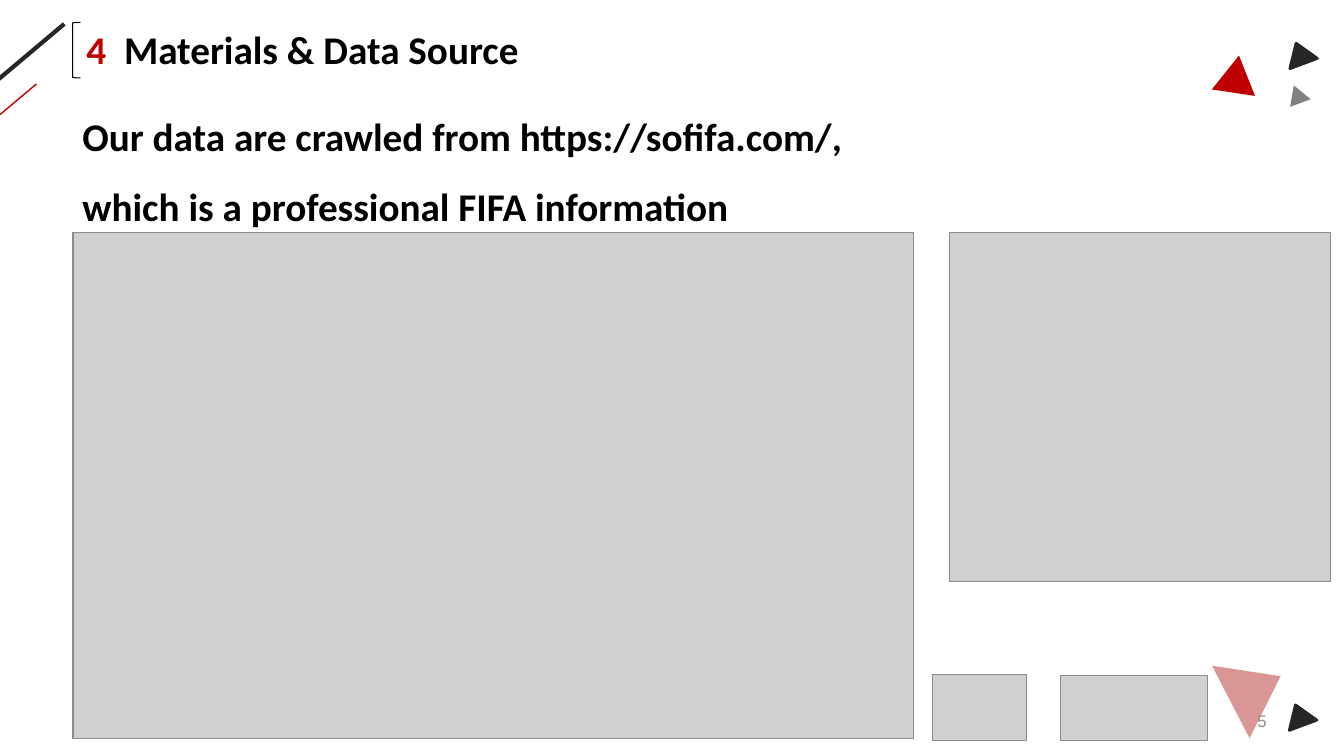
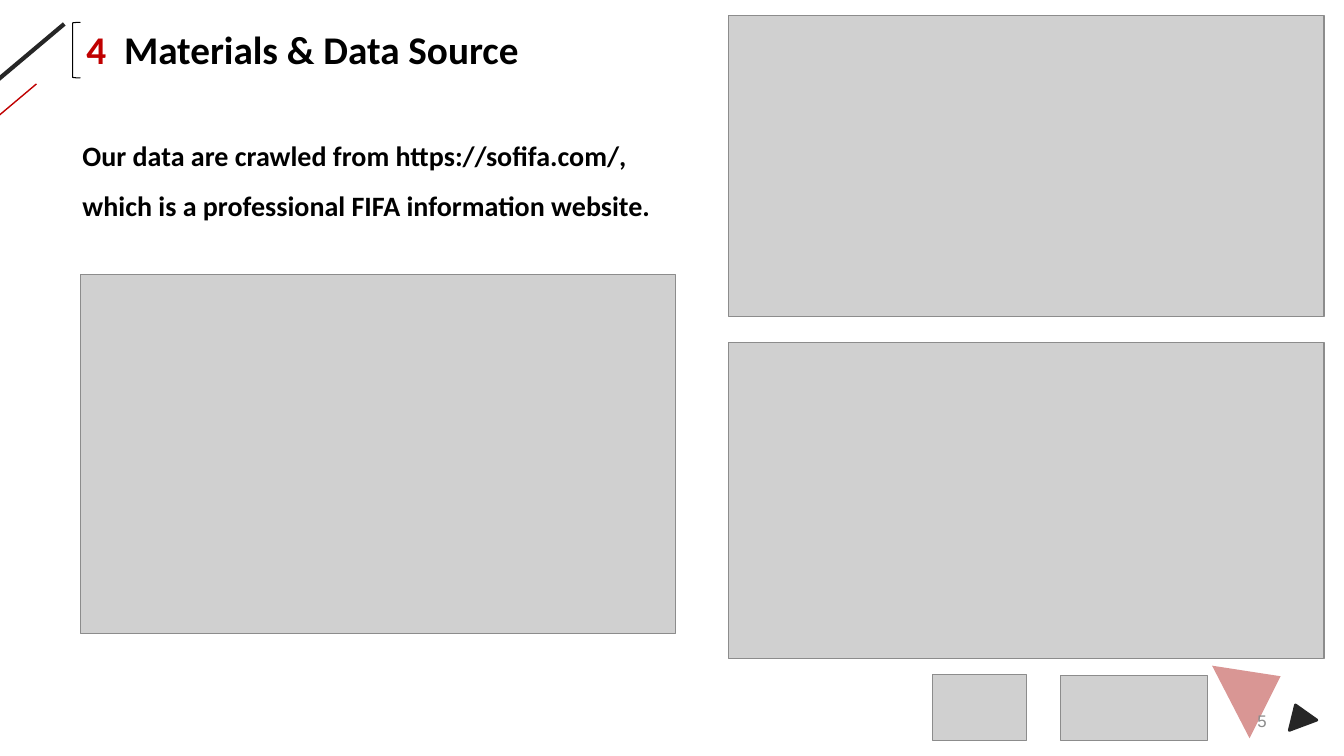
Before and after one commit to lanskyfan/fifaweb, a slide deck: slide 5 of presentation/ERG3010 Group 10 Presentation.pptx. Drawn at 1344x756 pixels with LibreOffice and Linux fonts; fonts in the diff are those of the drawing; grey boxes stand for pictures. Boxes give left, top, right and bottom in pixels: in the first picture for what was removed or moved away, otherwise in the second. Text is boxed around its words. In the diff, an @@ line names an element or a change of style, - is before the commit and + after.

```diff
--- a/presentation/ERG3010 Group 10 Presentation.pptx
+++ b/presentation/ERG3010 Group 10 Presentation.pptx
@@ picture added at <box>729,15,1325,317</box> @@
@@ triangle removed at <box>1212,52,1261,96</box> @@
@@ triangle removed at <box>1283,38,1318,68</box> @@
@@ triangle removed at <box>1284,81,1311,107</box> @@
@@ text "Our data are crawled from ...": place and size @@
-text "Our data are crawled from ..." at <box>82,123,842,227</box>
+text "Our data are crawled from ..." at <box>82,146,650,221</box>
@@ text "Our data are crawled from ..." at <box>82,146,650,221</box>: size 28 to 20 pt @@
@@ picture removed at <box>950,232,1331,581</box> @@
@@ picture: place and size @@
-picture at <box>73,232,913,738</box>
+picture at <box>81,275,677,634</box>
@@ picture added at <box>729,342,1325,658</box> @@
```
Also in this commit, not shown: 4 other slides changed, 1 slide added.
